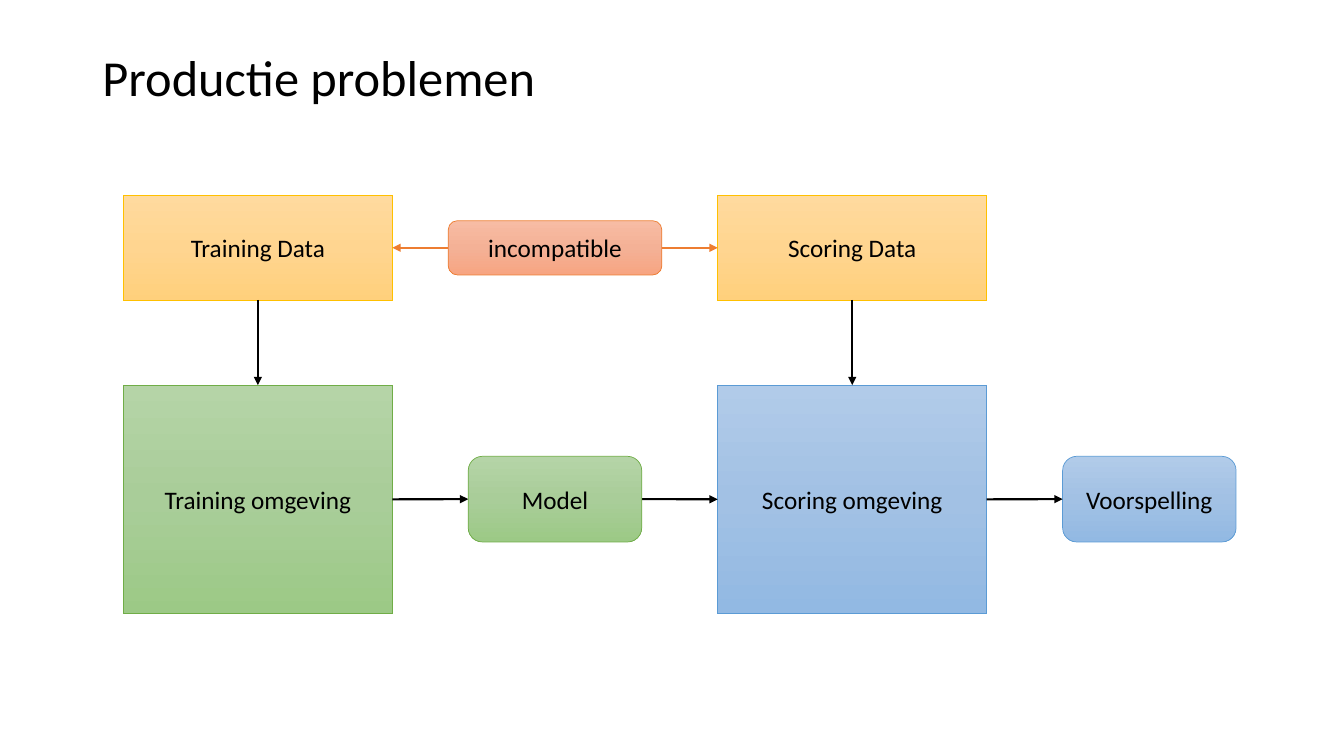
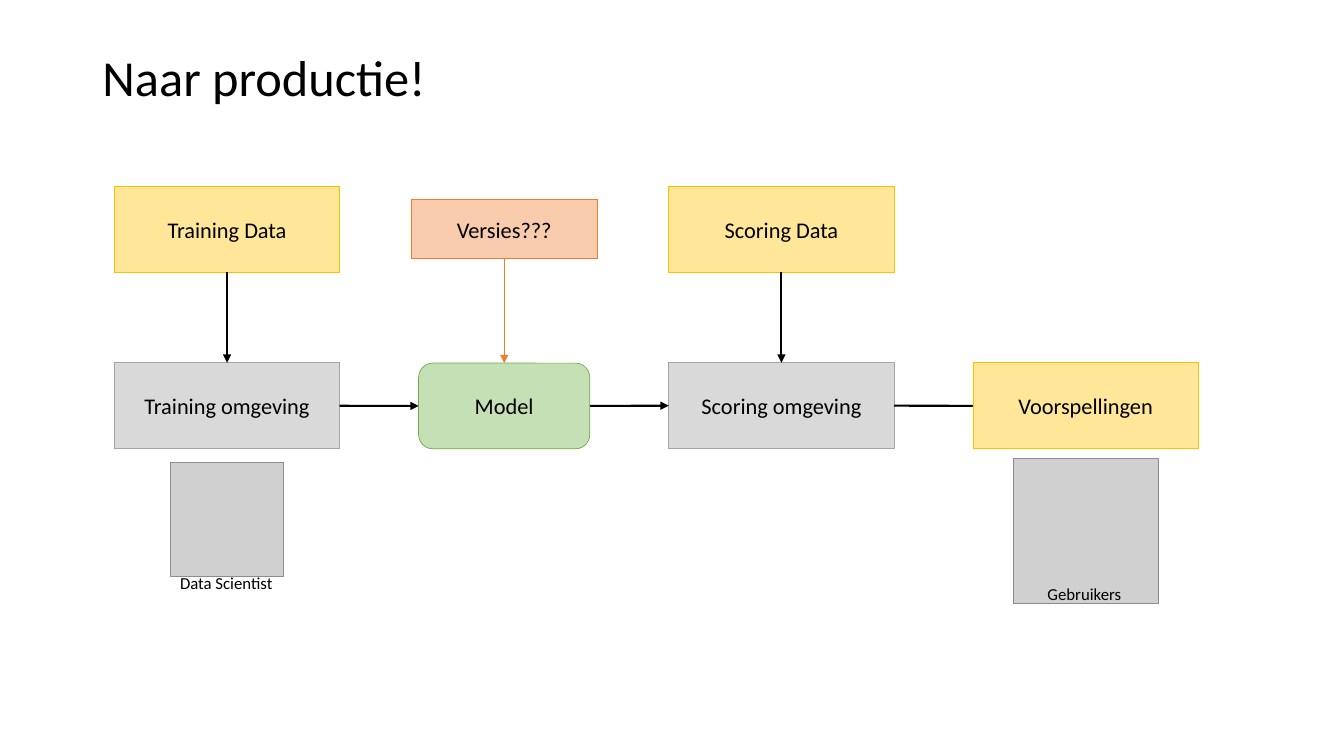
Before and after one commit to LFKoning/knowledge-sharing, a slide deck: slide 46 of python_course/4_scikit_learn/python_cursus_4.pptx. Drawn at 1344x756 pixels with LibreOffice and Linux fonts; fonts in the diff are those of the drawing; grey boxes stand for pictures. Boxes give left, top, right and bottom in pixels: in the first picture for what was removed or moved away, otherwise in the second. Text is boxed around its words. In the diff, an @@ line names an element or a change of style, - is before the commit and + after.

```diff
--- a/python_course/4_scikit_learn/python_cursus_4.pptx
+++ b/python_course/4_scikit_learn/python_cursus_4.pptx
@@ title at bbox=[102, 61, 425, 104]: text changed @@
-Productie problemen
+Naar productie!
@@ rectangle "Training Data": place and size @@
-rectangle "Training Data" at bbox=[123, 196, 392, 300]
+rectangle "Training Data" at bbox=[114, 187, 340, 272]
@@ rectangle "Training Data" at bbox=[114, 187, 340, 272]: size 18 to 16 pt; fill gradient #FFDB9E to #FFD590 to #FFD07C to #FFE699 @@
@@ rectangle added at bbox=[411, 200, 597, 259], fill #F8CBAD, outline #ED7D31 0.5 pt, 16 pt, text #000000 @@
+Versies???
@@ rectangle "Scoring Data" at bbox=[668, 187, 894, 272]: size 18 to 16 pt; fill gradient #FFDB9E to #FFD590 to #FFD07C to #FFE699 @@
@@ rectangle "Scoring Data": place and size @@
-rectangle "Scoring Data" at bbox=[718, 196, 987, 300]
+rectangle "Scoring Data" at bbox=[668, 187, 894, 272]
@@ rounded rectangle removed at bbox=[449, 221, 662, 275] @@
-incompatible
@@ arrow removed from (449, 248) to (392, 248) @@
@@ arrow added from (504, 259) to (504, 363), #ED7D31 1 pt @@
@@ arrow removed from (662, 248) to (718, 248) @@
@@ arrow moved from (258, 300) - (258, 385) to (227, 272) - (227, 363) @@
@@ arrow moved from (852, 300) - (852, 385) to (781, 272) - (781, 363) @@
@@ rectangle "Training omgeving": place and size @@
-rectangle "Training omgeving" at bbox=[123, 385, 392, 613]
+rectangle "Training omgeving" at bbox=[114, 363, 340, 449]
@@ rectangle "Training omgeving" at bbox=[114, 363, 340, 449]: size 18 to 16 pt; fill gradient #B5D5A7 to #AACE9A to #9CC987 to #D9D9D9; outline #70AD47 0.5 pt to #A5A5A5 0.5 pt @@
@@ rounded rectangle "Model" at bbox=[418, 363, 590, 449]: size 18 to 16 pt; fill gradient #B5D5A7 to #AACE9A to #9CC987 to #C5E0B4 @@
@@ rectangle "Scoring omgeving": place and size @@
-rectangle "Scoring omgeving" at bbox=[718, 385, 987, 613]
+rectangle "Scoring omgeving" at bbox=[668, 363, 894, 449]
@@ rectangle "Scoring omgeving" at bbox=[668, 363, 894, 449]: size 18 to 16 pt; fill gradient #B1CBE9 to #A3C1E5 to #93B9E4 to #D9D9D9; outline #5B9BD5 0.5 pt to #A5A5A5 0.5 pt @@
@@ rectangle added at bbox=[973, 363, 1199, 449], fill #FFE699, outline #FFC000 0.5 pt, 16 pt, text #000000 @@
+Voorspellingen
@@ 2 arrows, 1 rounded rectangle: place and size @@
-2 arrows, 1 rounded rectangle at bbox=[392, 457, 718, 542]
+2 arrows, 1 rounded rectangle at bbox=[340, 363, 668, 449]
@@ arrow moved from (987, 499) - (1063, 499) to (894, 405) - (1011, 406) @@
@@ picture added at bbox=[170, 463, 284, 577] @@
@@ picture added at bbox=[1013, 459, 1158, 604] @@
@@ rounded rectangle removed at bbox=[1063, 457, 1236, 542] @@
-Voorspelling
@@ text added at bbox=[180, 576, 272, 589], 12 pt, text #000000 @@
+Data Scientist
@@ text added at bbox=[1047, 588, 1121, 604], 12 pt, text #000000 @@
+Gebruikers
```
Also in this commit, not shown: 24 other slides changed, 2 slides added, 2 slides removed, 4 other files.
